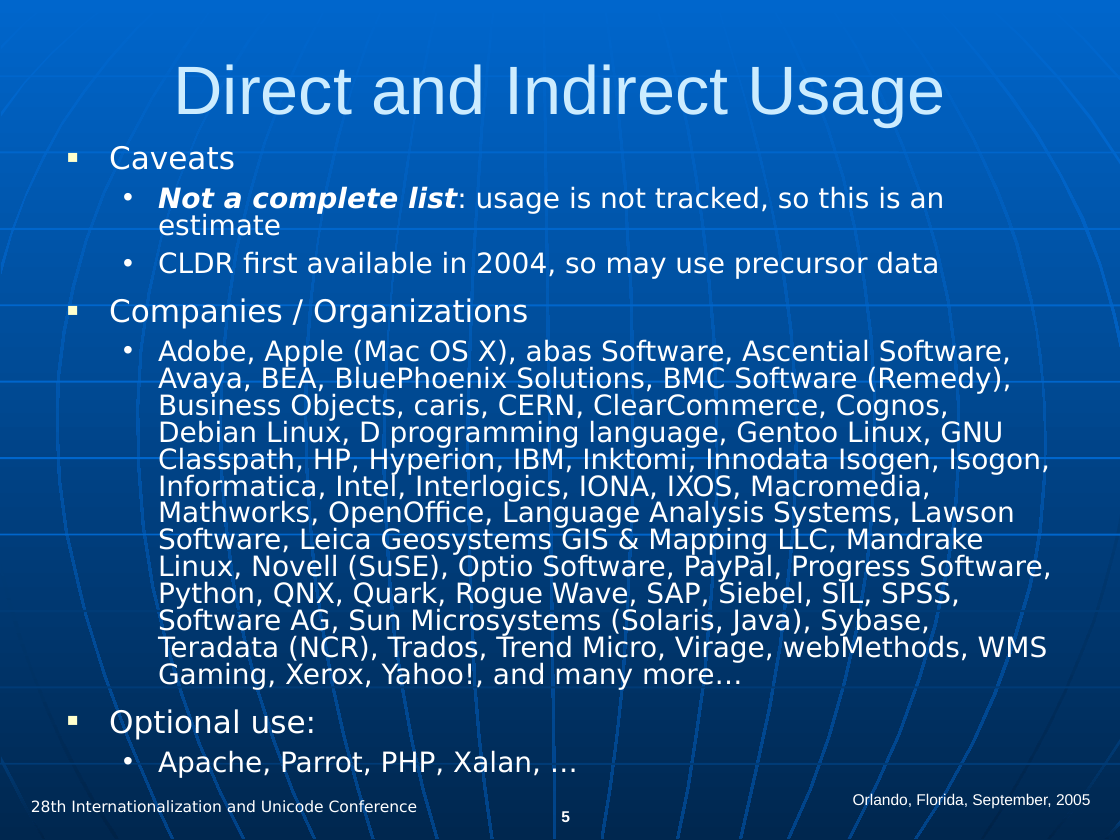
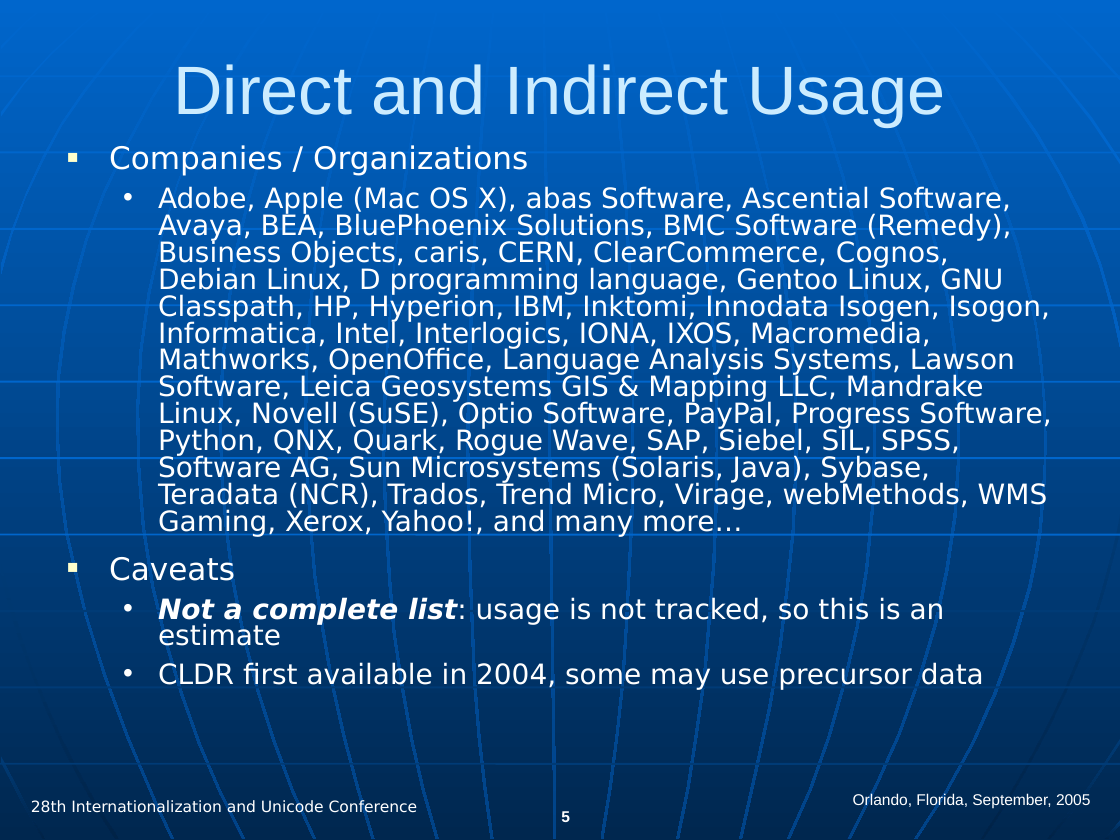
Before and after one commit to hanikesn/cldr, a slide deck: slide 5 of docs/presentations/cldr_overview.ppt. Drawn at 1120x840 pixels with LibreOffice and Linux fonts; fonts in the diff are those of the drawing. Boxes give left, top, right and bottom in pixels: in the first picture for what was removed or moved away, otherwise in the second. Text is boxed around its words. In the diff, an @@ line names an element or a change of style, - is before the commit and + after.

```diff
--- a/docs/presentations/cldr_overview.ppt
+++ b/docs/presentations/cldr_overview.ppt
@@ text at [109, 145, 1051, 537]: paragraphs added @@
+■ Companies / Organizations
+  • Adobe, Apple (Mac OS X), abas Software, Ascential Software, Avaya, BEA, BluePhoenix Solutions, BMC Software (Remedy), Business Objects, caris, CERN, ClearCommerce, Cognos, Debian Linux, D programming language, Gentoo Linux, GNU Classpath, HP, Hyperion, IBM, Inktomi, Innodata Isogen, Isogon, Informatica, Intel, Interlogics, IONA, IXOS, Macromedia, Mathworks, OpenOffice, Language Analysis Systems, Lawson Software, Leica Geosystems GIS & Mapping LLC, Mandrake Linux, Novell (SuSE), Optio Software, PayPal, Progress Software, Python, QNX, Quark, Rogue Wave, SAP, Siebel, SIL, SPSS, Software AG, Sun Microsystems (Solaris, Java), Sybase, Teradata (NCR), Trados, Trend Micro, Virage, webMethods, WMS Gaming, Xerox, Yahoo!, and many more…
@@ text at [158, 661, 984, 690]: text changed @@
-  • CLDR first available in 2004, so may use precursor data
-■ Companies / Organizations
-  • Adobe, Apple (Mac OS X), abas Software, Ascential Software, Avaya, BEA, BluePhoenix Solutions, BMC Software (Remedy), Business Objects, caris, CERN, ClearCommerce, Cognos, Debian Linux, D programming language, Gentoo Linux, GNU Classpath, HP, Hyperion, IBM, Inktomi, Innodata Isogen, Isogon, Informatica, Intel, Interlogics, IONA, IXOS, Macromedia, Mathworks, OpenOffice, Language Analysis Systems, Lawson Software, Leica Geosystems GIS & Mapping LLC, Mandrake Linux, Novell (SuSE), Optio Software, PayPal, Progress Software, Python, QNX, Quark, Rogue Wave, SAP, Siebel, SIL, SPSS, Software AG, Sun Microsystems (Solaris, Java), Sybase, Teradata (NCR), Trados, Trend Micro, Virage, webMethods, WMS Gaming, Xerox, Yahoo!, and many more…
-■ Optional use:
-  • Apache, Parrot, PHP, Xalan, …
+  • CLDR first available in 2004, some may use precursor data
```
Also in this commit, not shown: 15 other slides changed, 2 slides added, 6 slides removed.
